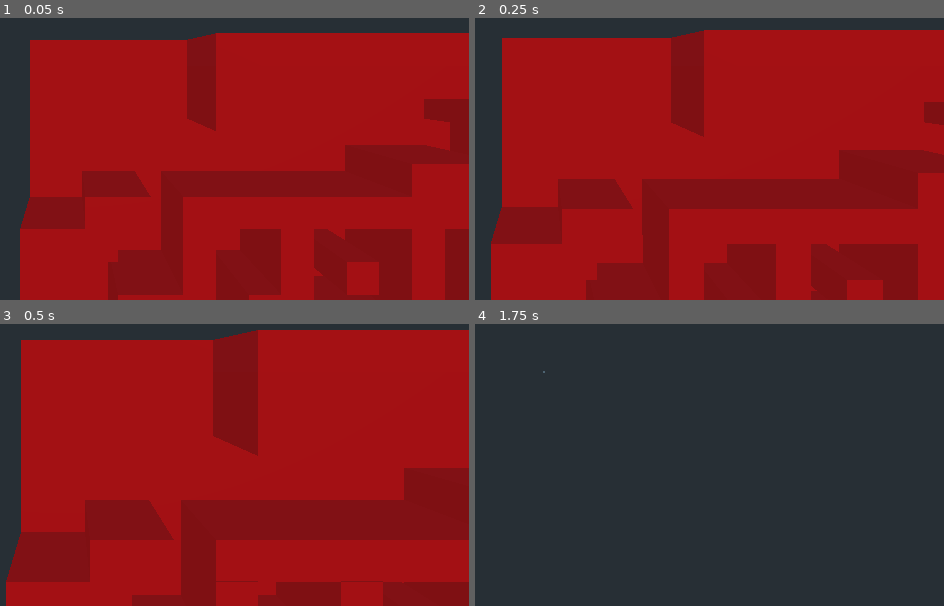
Above: before the commit, frames 1-4 (two rows, left to right).
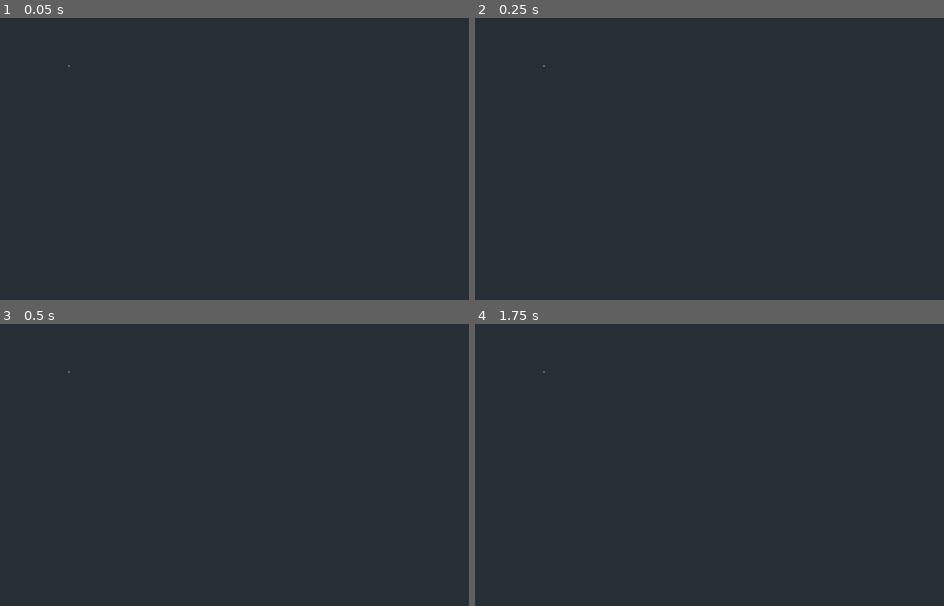
Above: after the commit, the same moments.

Repository: dktr0/NotWaitingForGodot
Game: Godot game, scene res://NotWaitingForGodot.tscn
Two runs of this game, one before a commit and one after it. Both use one fixed random seed, a clock stepped at 60 frames per second and the inputs below.
Inputs (mouse positions are in pixels of both pictures, inside the frame that each line leads up to):
- Up to frame 1 (0.05 s): no input
- Up to frame 2 (0.25 s): no input
- Up to frame 3 (0.5 s): no input
- Up to frame 4 (1.75 s): tap Enter at 0.5 s; move the mouse to (587, 369) at 0.52 s; hold W (left_stick_up) from 0.53 s (still down); tap Space (a_button) at 0.6, 1.35 s; click (587, 369) at 0.67 s; move the mouse to (503, 374) at 1.27 s

The runs differ from the first frame. In frame 1, 88% of the frame differs, in the area x 4-100%, y 5-100%; in frame 2, 90%; in frame 3, 92%, in the area x 1-100%, y 2-100%; in frame 4, nothing differs.

Commit message:
20240208

Diff:
--- a/NotWaitingForGodot.tscn
+++ b/NotWaitingForGodot.tscn
@@ -21,4 +21,5 @@
 shape = SubResource( 1 )
 
 [node name="World" type="Spatial" parent="."]
+visible = false
 script = ExtResource( 3 )
--- a/Player.gd
+++ b/Player.gd
@@ -80,9 +80,8 @@
 	var rightStick = Input.get_vector("right_stick_left","right_stick_right","right_stick_up","right_stick_down");
 	rotate_y(-rightStick.x*0.04);
 	var p = global_translation;
-	cameraMode2Zoom = clamp(cameraMode2Zoom + (rightStick.y * 0.1),0,1);
-	print(str(cameraMode2Zoom));
-	var cz = cameraMode2Zoom * (30 - 10) + 10;
+	cameraMode2Zoom = clamp(cameraMode2Zoom + (rightStick.y * 0.02),0,1);
+	var cz = cameraMode2Zoom * (110 - 10) + 10;
 	camera.set_global_translation(Vector3(p.x,p.y+cz,p.z));
 	camera.rotation.x = deg2rad(-90);
 #	camera.rotation.x -= rightStick.y * 0.04;
--- a/World.gd
+++ b/World.gd
@@ -5,95 +5,8 @@
 	$"/root/NotWaitingForGodot/Player".playerStart(2,3,-19);
 	loadCSVMap();
 
-func davidReady(x=0,y=0,z=0,yScale=2):
-	cubeRow("                    ",x+0,y+0,z-20,2,0,1,1,0,yScale);
-	cubeRow(" ++++++             ",x+0,y+0,z-18,2,0,1,1,0,yScale);
-	cubeRow("      +         +++ ",x+0,y+0,z-16,2,0,1,1,0,yScale);
-	cubeRow("      +++++++   + + ",x+0,y+0,z-14,2,0,1,1,0,yScale);
-	cubeRow("      +     +++++ + ",x+0,y+0,z-12,2,0,1,1,0,yScale);
-	cubeRow("   ++++++   +++   + ",x+0,y+0,z-10,2,0,1,1,0,yScale);
-	cubeRow("   +    +   ++    + ",x+0,y+0,z-8,2,0,1,1,0,yScale);
-	cubeRow("   ++   +   +     + ",x+0,y+0,z-6,2,0,1,1,0,yScale);
-	cubeRow("    +   +   +     + ",x+0,y+0,z-4,2,0,1,1,0,yScale);
-	cubeRow("  +++   +   +     + ",x+0,y+0,z-2,2,0,1,1,0,yScale);
-	cubeRow("  +   +++   +     + ",x+0,y+0,z+0,2,0,1,1,0,yScale);
-	cubeRow("  +++++     +     + ",x+0,y+0,z+2,2,0,1,1,0,yScale);
-	cubeRow("  +      ++++     + ",x+0,y+0,z+4,2,0,1,1,0,yScale);
-	cubeRow("  ++++++++    +++++ ",x+0,y+0,z+6,2,0,1,1,0,yScale);
-	cubeRow("         +    +     ",x+0,y+0,z+8,2,0,1,1,0,yScale);
-	cubeRow("      ++++ ++++     ",x+0,y+0,z+10,2,0,1,1,0,yScale);
-	cubeRow("  +++++    +        ",x+0,y+0,z+12,2,0,1,1,0,yScale);
-	cubeRow("  +   +++  ++++     ",x+0,y+0,z+14,2,0,1,1,0,yScale);
-	cubeRow("  +     +     O     ",x+0,y+0,z+16,2,0,1,1,0,yScale);
-	cubeRow("                    ",x+0,y+0,z+18,2,0,1,1,0,yScale);
-
-func jackReady(x=0, y=0, z=0, yScale=2):
-	cubeRow ("....................",x+0,y+0,z-20, 2, 0, 1, 1, 1,yScale);
-	cubeRow ("  +    +++++++++    ",x+0,y+0,z-18, 2, 0, 1, 1, 1,yScale);
-	cubeRow ("  ++++++    +  +    ",x+0,y+0,z-16, 2, 0, 1, 1, 1,yScale);
-	cubeRow ("    ++++++  +     + ",x+0,y+0,z-14, 2, 0, 1, 1, 1,yScale);
-	cubeRow ("     +++ ++ +    ++ ",x+0,y+0,z-12, 2, 0, 1, 1, 1,yScale);
-	cubeRow ("       +  +++  +++  ",x+0,y+0,z-10, 2, 0, 1, 1, 1,yScale);
-	cubeRow ("     +++      ++    ",x+0,y+0,z-8, 2, 0, 1, 1, 1,yScale);
-	cubeRow ("       ++++  ++     ",x+0,y+0,z-6, 2, 0, 1, 1, 1,yScale);
-	cubeRow ("    +   ++++++      ",x+0,y+0,z-4, 2, 0, 1, 1, 1,yScale);
-	cubeRow ("    +       +++++++ ",x+0,y+0,z-2, 2, 0, 1, 1, 1,yScale);
-	cubeRow ("    +   ++++++   ++ ",x+0,y+0,z+0, 2, 0, 1, 1, 1,yScale);
-	cubeRow (" ++++++++        +  ",x+0,y+0,z+2, 2, 0, 1, 1, 1,yScale);
-	cubeRow (" +      ++++     +  ",x+0,y+0,z+4, 2, 0, 1, 1, 1,yScale);
-	cubeRow (" ++++++++++     0+  ",x+0,y+0,z+6, 2, 0, 1, 1, 1,yScale);
-	cubeRow ("       +++       +  ",x+0,y+0,z+8, 2, 0, 1, 1, 1,yScale);
-	cubeRow ("      +++++++    +  ",x+0,y+0,z+10, 2, 0, 1, 1, 1,yScale);
-	cubeRow (" +        ++        ",x+0,y+0,z+12, 2, 0, 1, 1, 1,yScale);
-	cubeRow (" +++      +++++++++ ",x+0,y+0,z+14, 2, 0, 1, 1, 1,yScale);
-	cubeRow (" ++++++++++++++++   ",x+0,y+0,z+16, 2, 0, 1, 1, 1,yScale);
-	cubeRow ("                    ",x+0,y+0,z+18, 2, 0, 1, 1, 1,yScale);
-
-func nadiaReady(x=0, y=0, z=0,yScale=2):
-	cubeRow("....................", x,y+0,z-20,2,0,0,0,0,yScale);
-	cubeRow("  +++               ", x,y+0,z-18,2,0, 0,0,0,yScale);
-	cubeRow("    +++++o+++++     ", x,y+0,z-16,2,0, 0,0,0,yScale);
-	cubeRow("     ++  oo   +++++ ", x,y+0,z-14,2,0, 0,0,0,yScale);
-	cubeRow("     +++      ++    ", x,y+0,z-12,2,0, 0.5,0,0,yScale);
-	cubeRow("    ++  +     ++    ", x,y+0,z-10,2,0, 0,0,0,yScale);
-	cubeRow("   ++   +++++++     ", x,y+0,z-8,2,0, 0,0,0,yScale);
-	cubeRow("  +++    ++         ", x,y+0,z-6,2,0, 0,0,0,yScale);
-	cubeRow(" ++      +++        ", x,y+0,z-4,2,0, 0,0,0,yScale);
-	cubeRow(" ++        ++       ", x,y+0,z-2,2,0,0,0,0,yScale);
-	cubeRow(" ++   +++ +++       ", x,y+0,z-0,2,0, 0,0,0,yScale);
-	cubeRow(" ++  ++    ++       ", x,y+0,z+2,2,0, 0,0,0,yScale);
-	cubeRow(" ++++++ ++++++      ", x,y+0,z+4,2,0, 0,0,0,yScale);
-	cubeRow("       ++    ++++++ ", x,y+0,z+6,2,0, 0,0,0,yScale);
-	cubeRow("       ++     ++    ", x,y+0,z+8,2,0, 0,0,0,yScale);
-	cubeRow("     ++++      ++++ ", x,y+0,z+10,2,0, 0,0,0,yScale);
-	cubeRow("   +++  ++++++++++  ", x,y+0,z+12,2,0, 0,0,0,yScale);
-	cubeRow(" ++++   ++       ++ ", x,y+0,z+14,2,0, 0,0,0,yScale);
-	cubeRow("    ++           ++ ", x,y+0,z+16,2,0, 0,0,0,yScale);
-	cubeRow("....................", x,y+0,z+18,2,0, 0,0,0,yScale);
-
-func leoReady(x=0,y=0,z=0,yScale=2):
-	cubeRow("                    ", x+0,y+0,z-20,2,0, 1,1,0,yScale);
-	cubeRow(" ++         ++      ", x+0,y+0,z-18,2,0, 1,1,0,yScale);
-	cubeRow(" +  ++++++++++      ", x+0,y+0,z-16,2,0, 1,1,0,yScale);
-	cubeRow("    +  +++++  ++    ", x+0,y+0,z-14,2,0, 1,1,0,yScale);
-	cubeRow("    +++++ ++++++    ", x+0,y+0,z-12,2,0, 1,1,0,yScale);
-	cubeRow("   +++  +      +    ", x+0,y+0,z-10,2,0, 1,1,0,yScale);
-	cubeRow("    ++  +      +    ", x+0,y+0,z-8,2,0, 1,1,0,yScale);
-	cubeRow("   +++++++++++++    ", x+0,y+0,z-6,2,0, 1,1,0,yScale);
-	cubeRow("   + +      +  +    ", x+0,y+0,z-4,2,0, 1,1,0,yScale);
-	cubeRow("   +++ ++++ ++++    ", x+0,y+0,z-2,2,0, 1,1,0,yScale);
-	cubeRow("   +   + ++    +    ", x+0,y+0,z-0,2,0, 1,1,0,yScale);
-	cubeRow("   +++++  ++++++    ", x+0,y+0,z+2,2,0, 1,1,0,yScale);
-	cubeRow("    +     +   +++   ", x+0,y+0,z+4,2,0, 1,1,0,yScale);
-	cubeRow("    +  + +++++++ +  ", x+0,y+0,z+6,2,0, 1,1,0,yScale);
-	cubeRow("   ++  + +   +   +  ", x+0,y+0,z+8,2,0, 1,1,0,yScale);
-	cubeRow("   +   +++   +   +  ", x+0,y+0,z+10,2,0, 1,1,0,yScale);
-	cubeRow(" ++++   ++++++ ++++ ", x+0,y+0,z+12,2,0, 1,1,0,yScale);
-	cubeRow(" +  +   +      +  + ", x+0,y+0,z+14,2,0, 1,1,0,yScale);
-	cubeRow(" ++++  ++++++  ++++ ", x+0,y+0,z+16,2,0, 1,1,0,yScale);
-	cubeRow("          0000      ", x+0,y+0,z+18,2,0, 1,1,0,yScale);
-
 func makeACube(x=0,y=0,z=0,r=1,g=0,b=0,xSize=2,ySize=2,zSize=2):
+	print("makeACube")
 	var sb = StaticBody.new();
 
 	var boxShape = BoxShape.new();
@@ -109,6 +22,15 @@
 	cm.material = sm;
 	m.mesh = cm;
 	sb.add_child(m);
+	sb.translation = Vector3(x,y,z);
+	add_child(sb);
+
+func invisibleCube(x=0,y=0,z=0,xSize=2,ySize=2,zSize=2):
+	var sb = StaticBody.new();
+	var boxShape = BoxShape.new();
+	boxShape.extents = Vector3(xSize*0.5,ySize*0.5,zSize*0.5);
+	var owner = sb.create_shape_owner(sb);
+	sb.shape_owner_add_shape(owner, boxShape);
 	sb.translation = Vector3(x,y,z);
 	add_child(sb);
 
@@ -292,7 +214,7 @@
 	var rows = map.split("\n");
 	for rowNo in rows.size():
 		print("row " + str(rowNo) + ": " + rows[rowNo]);
-		csvMapRow(rows[rowNo],0,0,-20+(rowNo*2),2,0,0,1,0,0,5);
+		csvMapRow(rows[rowNo],0,0,-20+(rowNo*2),2,0,0,1,0,0,2.5);
 
 func csvMapRow(row="",xStart=0,yStart=0,zStart=0,xInc=0,yInc=0,zInc=0,r=1,g=1,b=1,yScale=5):
 	var cells = row.split(",");
@@ -301,25 +223,41 @@
 		var x = xStart + (xInc * cellNo);
 		var y = yStart + (yInc * cellNo);
 		var z = zStart + (zInc * cellNo);
-		if cell == "s": # impassable
-			makeACube(x,y,z,r,g,b,2,yScale,2);
-			makeACube(x,y-yScale,z,r,g,b,2,yScale,2); # movable
-		elif cell == "b":
-			movableCube(x,y,z,r,g,b,2,yScale,2);
-			makeACube(x,y-yScale,z,r,g,b,2,yScale,2);
-		elif cell == "m":
-			movableCube(x,y,z,r,g,b,2,yScale,2,"y");
-			makeACube(x,y-yScale,z,r,g,b,2,yScale,2);
-		elif cell == "mx":
-			movableCube(x,y,z,r,g,b,2,yScale,2,"yz");
-			makeACube(x,y-yScale,z,r,g,b,2,yScale,2);
-		elif cell == "mz":
-			movableCube(x,y,z,r,g,b,2,yScale,"xy");
-			makeACube(x,y-yScale,z,r,g,b,2,yScale,2);
-		elif cell == "t":
-			tTree(x,y,z);
-			makeACube(x,y-yScale,z,r,g,b,2,yScale,2);
-		elif cell == "0" || cell =="o": # hole
-			pass;
-		else:
-			makeACube(x,y-yScale,z,r,g,b,2,yScale,2);
+		var substance = "grass";
+		var h = 0;
+		if cell.find("w")>=0:
+			substance = "water";
+		if cell.find("s")>=0:
+			substance = "stone";
+		if cell.find("1")>=0:
+			h = 1;
+		if cell.find("2")>=0:
+			h = 2;
+		if cell.find("3")>=0:
+			h = 3;
+		if cell.find("4")>=0:
+			h = 4;
+		if cell.find("5")>=0:
+			h = 5;
+		if cell.find("6")>=0:
+			h = 6;
+		if cell.find("7")>=0:
+			h = 7;
+		if cell.find("8")>=0:
+			h = 8;
+		if cell.find("9")>=0:
+			h = 9;
+		var c;
+		if substance == "water":
+			c = Vector3(0,0,1);
+		elif substance == "stone":
+			c = Vector3(0.6,0.1,0.3);
+		else: # substance == "grass
+			c = Vector3(0,1,0);
+		makeACube(x,y-yScale,z,c.x,c.y,c.z,2,yScale,2);
+		for n in h:
+			makeACube(x,y-yScale+(n*yScale),z,c.x,c.y,c.z,2,yScale,2);
+		if substance == "water":
+			var e = 6;
+			for n in e:
+				invisibleCube(x,y-yScale+(h*yScale)+(n*yScale),z,2,yScale,2);
Not shown, changed: map.txt
